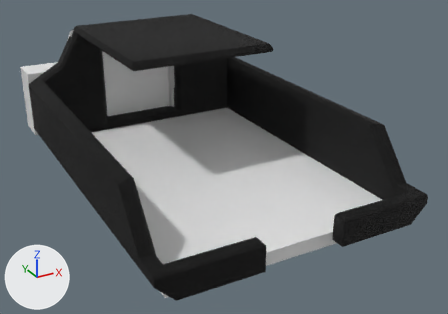
What one commit did to the Blender file Assets/BlenderFiles/Robot/TürklappePrototyp.blend.
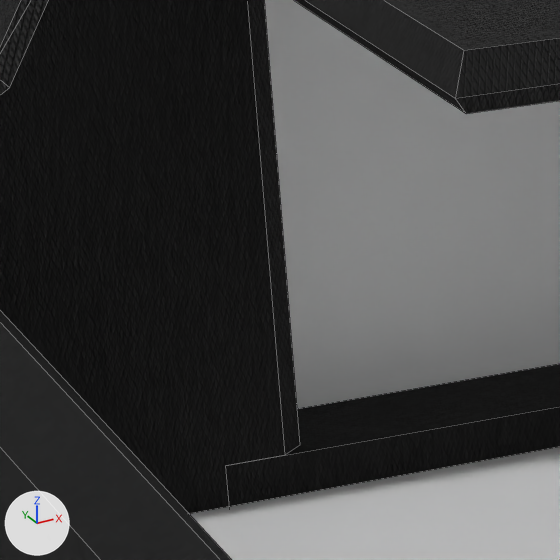
Each version appears first whole from a camera (50 mm lens) standing at (-7.21, -14.23, 7.85) and looking at (0.51, -0.2, 0.83), and next in a close-up on the part from 14% to 33% of the width and 17% to 44% of the height. Every picture has the same lights, and +X, +Y and +Z are marked at lower left. The close-ups show mesh edges as thin lines.

Objects in the first close-up: 'BlockoutBoden', 'KabinenKäfig', 'Tür'.
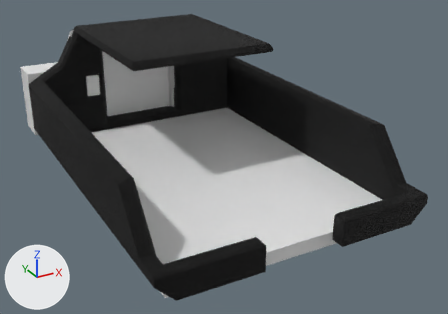
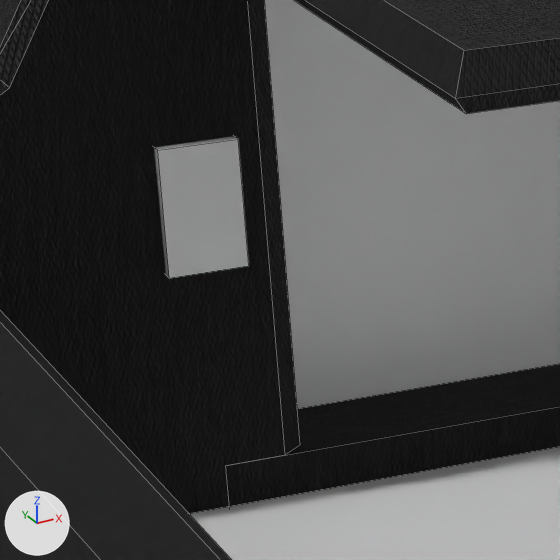
What differs and where, as boxes [x1, y1, x2, y2] in the close-ups (560 x 560 px):
'Türknopf', added
    after: [154, 136, 249, 278]

Patch to the scene script:
```diff
--- a/Assets/BlenderFiles/Robot/TürklappePrototyp.blend.py
+++ b/Assets/BlenderFiles/Robot/TürklappePrototyp.blend.py
@@ ob_türknopf @@
+ob_türknopf = bpy.data.objects.new('Türknopf', me_cube_012.copy())  # the mesh of ob_tür
+ob_türknopf.location = (-1.693, 5.272, 2.0)
+ob_türknopf.scale = (0.2, 0.889, 0.32)
```
